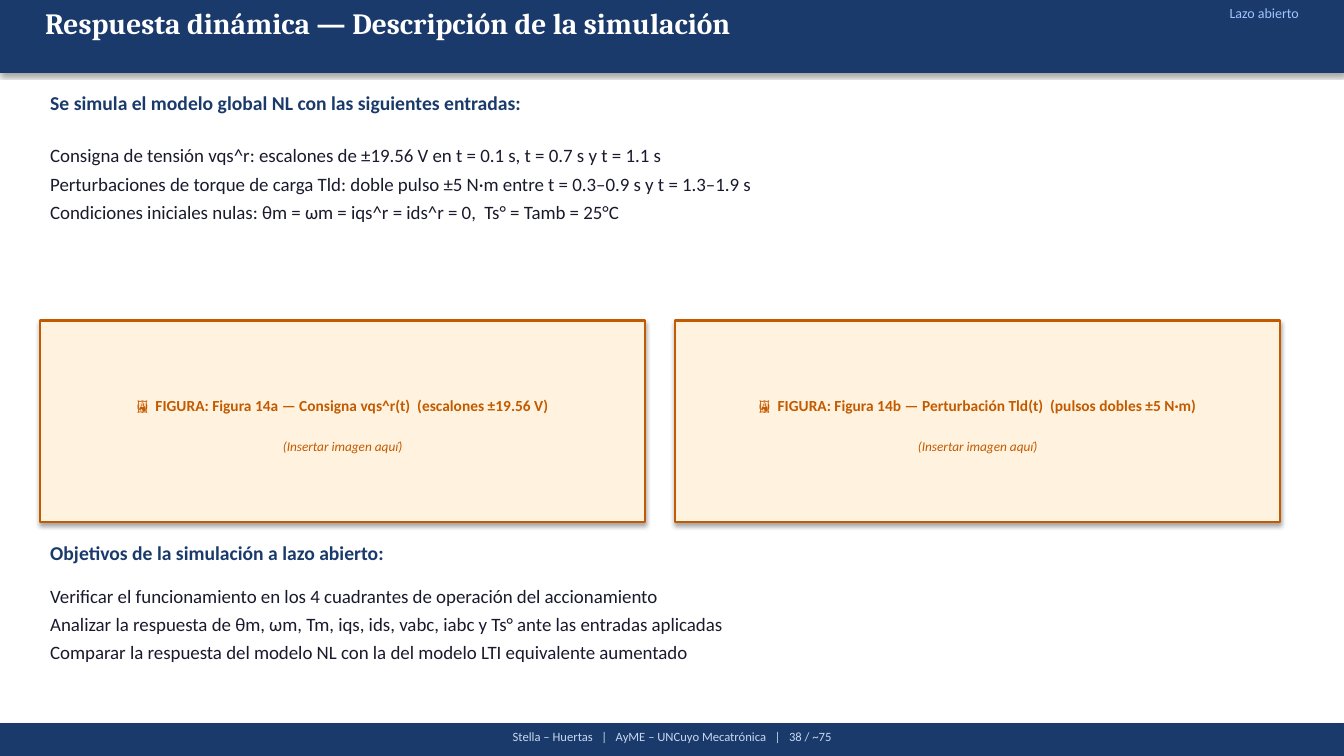
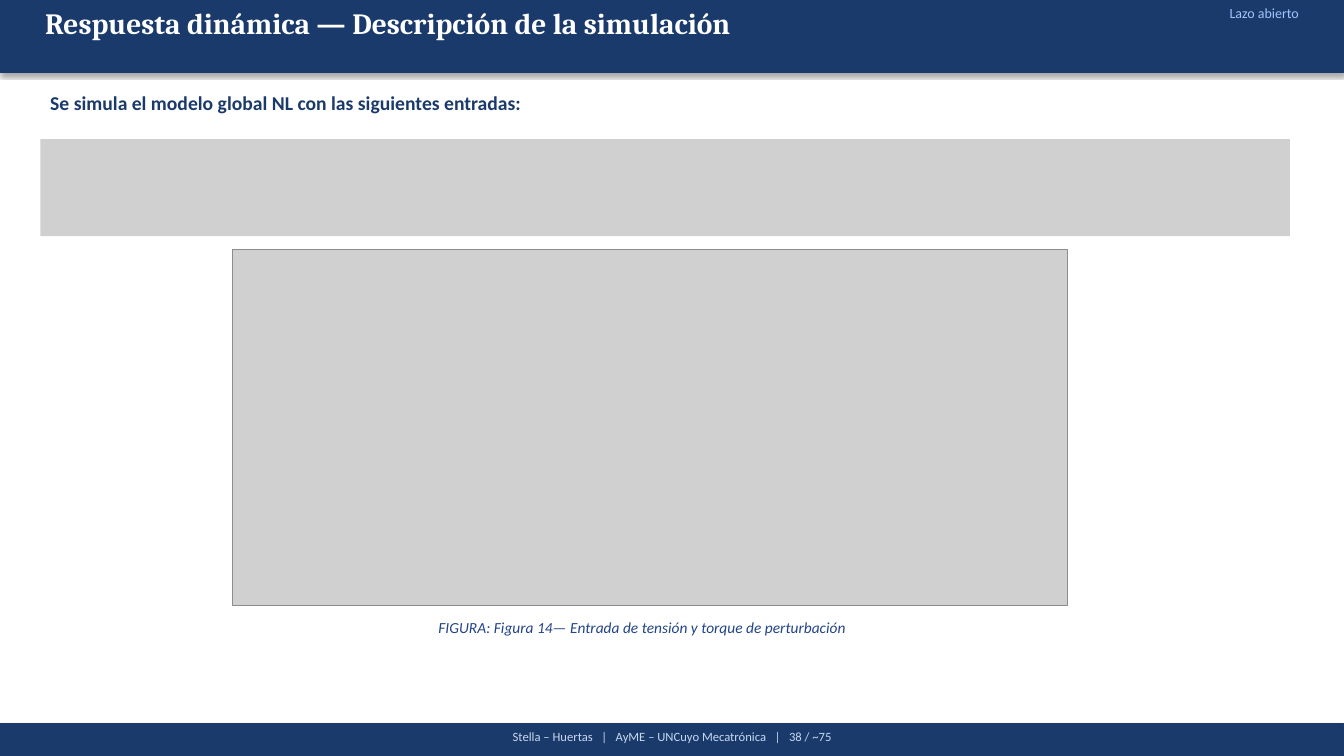
Before and after one commit to Juan-Stella/Automatica-y-maquinas-electricas-final, a slide deck: slide 41 of Presentación/AyME_Stella_Huertas_Presentacion1.pptx. Drawn at 1344x756 pixels with LibreOffice and Linux fonts; fonts in the diff are those of the drawing; grey boxes stand for pictures. Boxes give left, top, right and bottom in pixels: in the first picture for what was removed or moved away, otherwise in the second. Text is boxed around its words. In the diff, an @@ line names an element or a change of style, - is before the commit and + after.

```diff
--- a/Presentación/AyME_Stella_Huertas_Presentacion1.pptx
+++ b/Presentación/AyME_Stella_Huertas_Presentacion1.pptx
@@ picture added at [40,139,1291,236] @@
@@ text removed at [50,149,750,222] @@
-Consigna de tensión vqs^r: escalones de ±19.56 V en t = 0.1 s, t = 0.7 s y t = 1.1 s
-Perturbaciones de torque de carga Tld: doble pulso ±5 N·m entre t = 0.3–0.9 s y t = 1.3–1.9 s
-Condiciones iniciales nulas: θm = ωm = iqs^r = ids^r = 0, Ts° = Tamb = 25°C
@@ picture added at [233,249,1068,606] @@
@@ rectangle removed at [40,321,645,522] @@
@@ rectangle removed at [676,321,1280,522] @@
@@ text removed at [155,399,548,414] @@
-🖼 FIGURA: Figura 14a — Consigna vqs^r(t) (escalones ±19.56 V)
@@ text removed at [778,399,1196,414] @@
-🖼 FIGURA: Figura 14b — Perturbación Tld(t) (pulsos dobles ±5 N·m)
@@ text removed at [283,441,403,454] @@
-(Insertar imagen aquí)
@@ text removed at [918,441,1038,454] @@
-(Insertar imagen aquí)
@@ text removed at [50,546,383,564] @@
-Objetivos de la simulación a lazo abierto:
@@ text removed at [50,590,723,662] @@
-Verificar el funcionamiento en los 4 cuadrantes de operación del accionamiento
-Analizar la respuesta de θm, ωm, Tm, iqs, ids, vabc, iabc y Ts° ante las entradas aplicadas
-Comparar la respuesta del modelo NL con la del modelo LTI equivalente aumentado
@@ text added at [438,622,846,636], 11 pt, text #224488, italic @@
+FIGURA: Figura 14— Entrada de tensión y torque de perturbación
```
Also in this commit, not shown: 5 other slides changed, 1 slide added, 1 other file.
